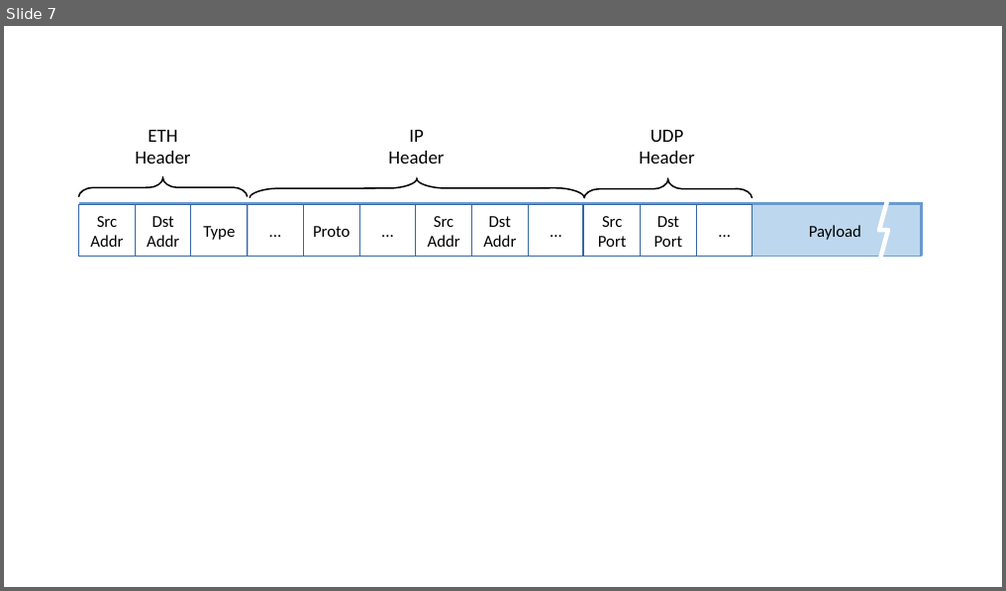
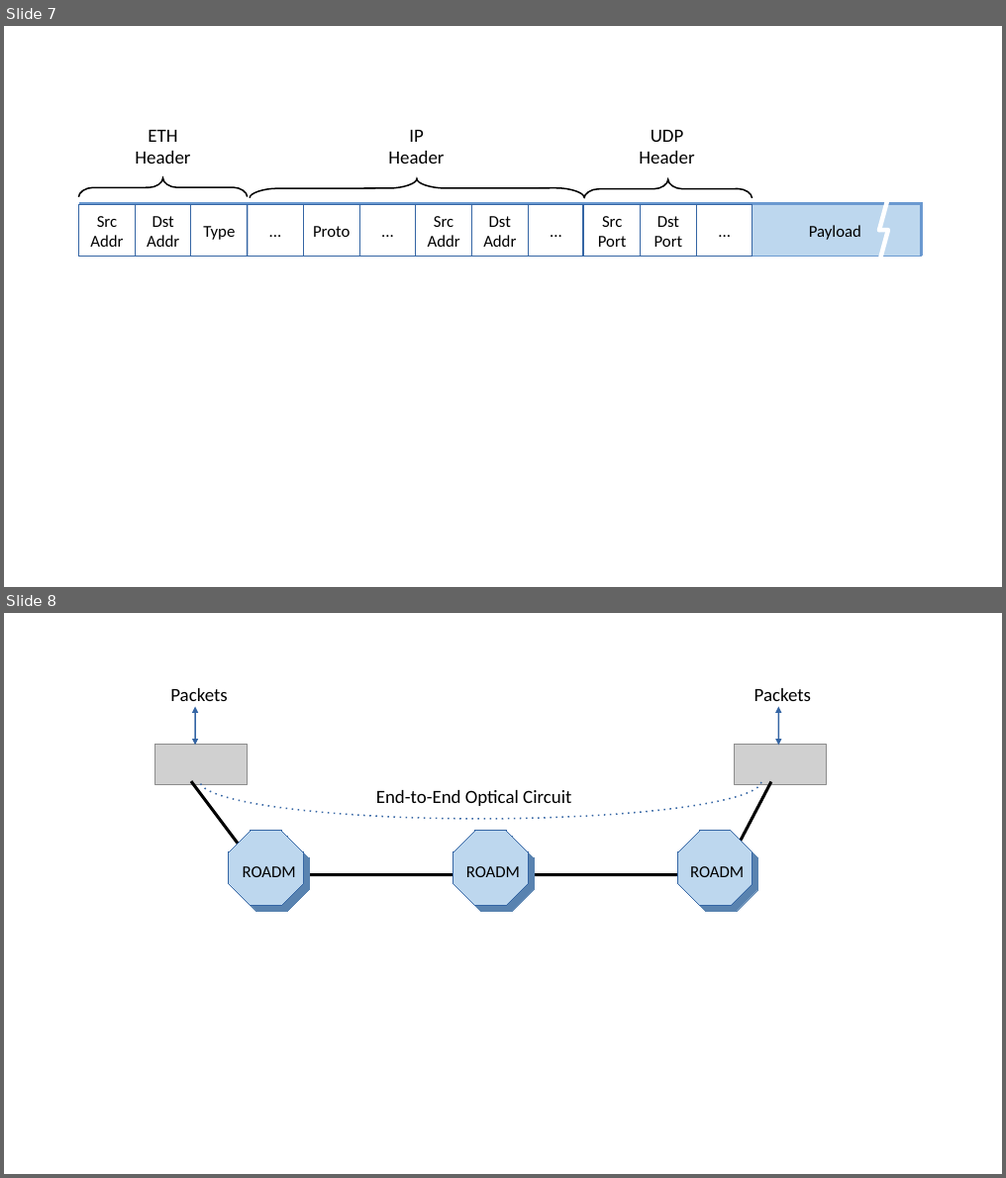
Before and after one commit to SystemsApproach/7E, a slide deck: technology/figures/technology.odp. Shown one above the other, each under a label of ours: slide 7 before the commit, slides 7 and 8 after it. The pictures are 1006x591 and 1006x1178 pixels, drawn with LibreOffice and Linux fonts; fonts in the diff are those of the drawing; grey boxes stand for pictures. Boxes give left, top, right and bottom in pixels: in the first picture for what was removed or moved away, otherwise in the second. Text is boxed around its words. In the diff, an @@ line names an element or a change of style, - is before the commit and + after.

Commit message:
added roadm figure

```diff
--- a/technology/figures/technology.odp
+++ b/technology/figures/technology.odp
@@ slide 8 added at box(4, 613, 1002, 1174), background #FFFFFF @@
@@ text added at box(170, 688, 227, 701), 18 pt, text #000000 @@
+Packets
@@ text added at box(754, 688, 811, 701), 18 pt, text #000000 @@
+Packets
@@ double arrow added from (195, 707) to (195, 745), #3465A4 1.45 pt @@
@@ double arrow added from (779, 707) to (779, 745), #3465A4 1.45 pt @@
@@ picture added at box(155, 744, 248, 785) @@
@@ arc (boxed as its full ellipse) added at box(200, 744, 761, 819), outline #3465A4 1.45 pt dashed @@
@@ picture added at box(734, 744, 826, 785) @@
@@ line added from (248, 857) to (191, 781), #000000 2.89 pt @@
@@ text added at box(376, 790, 571, 806), 18 pt, text #000000 @@
+End-to-End Optical Circuit
@@ line added from (734, 854) to (771, 782), #000000 2.89 pt @@
@@ octagon added at box(229, 831, 303, 906), fill #BDD7EE, outline #3465A4 0 pt @@
@@ octagon added at box(453, 831, 528, 906), fill #BDD7EE, outline #3465A4 0 pt @@
@@ octagon added at box(678, 831, 752, 906), fill #BDD7EE, outline #3465A4 0 pt @@
@@ text added at box(243, 866, 296, 877), 16 pt, text #000000 @@
+ROADM
@@ line added from (678, 875) to (303, 875), #000000 2.89 pt @@
@@ text added at box(466, 866, 520, 877), 16 pt, text #000000 @@
+ROADM
@@ text added at box(690, 866, 744, 877), 16 pt, text #000000 @@
+ROADM
```
Also in this commit, not shown: 5 other files.
